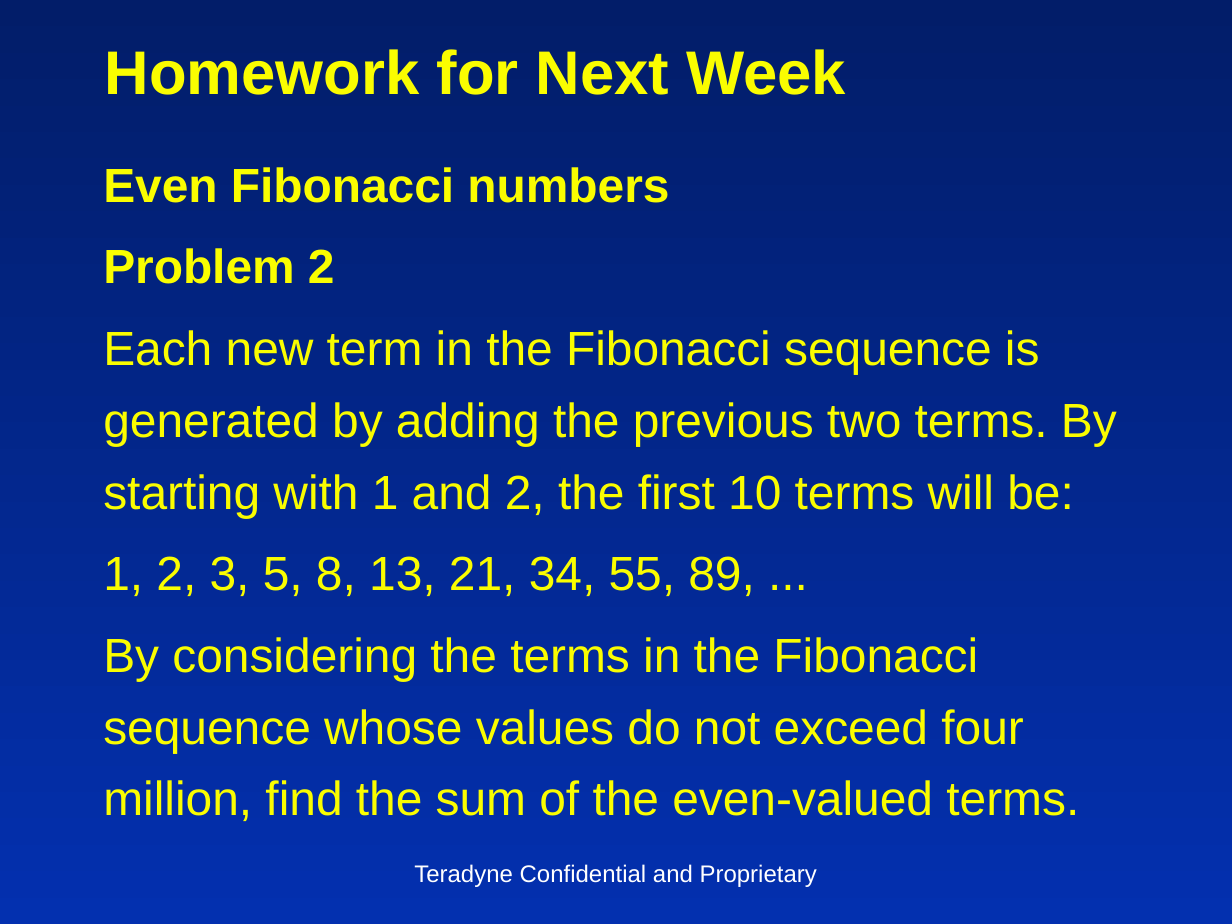
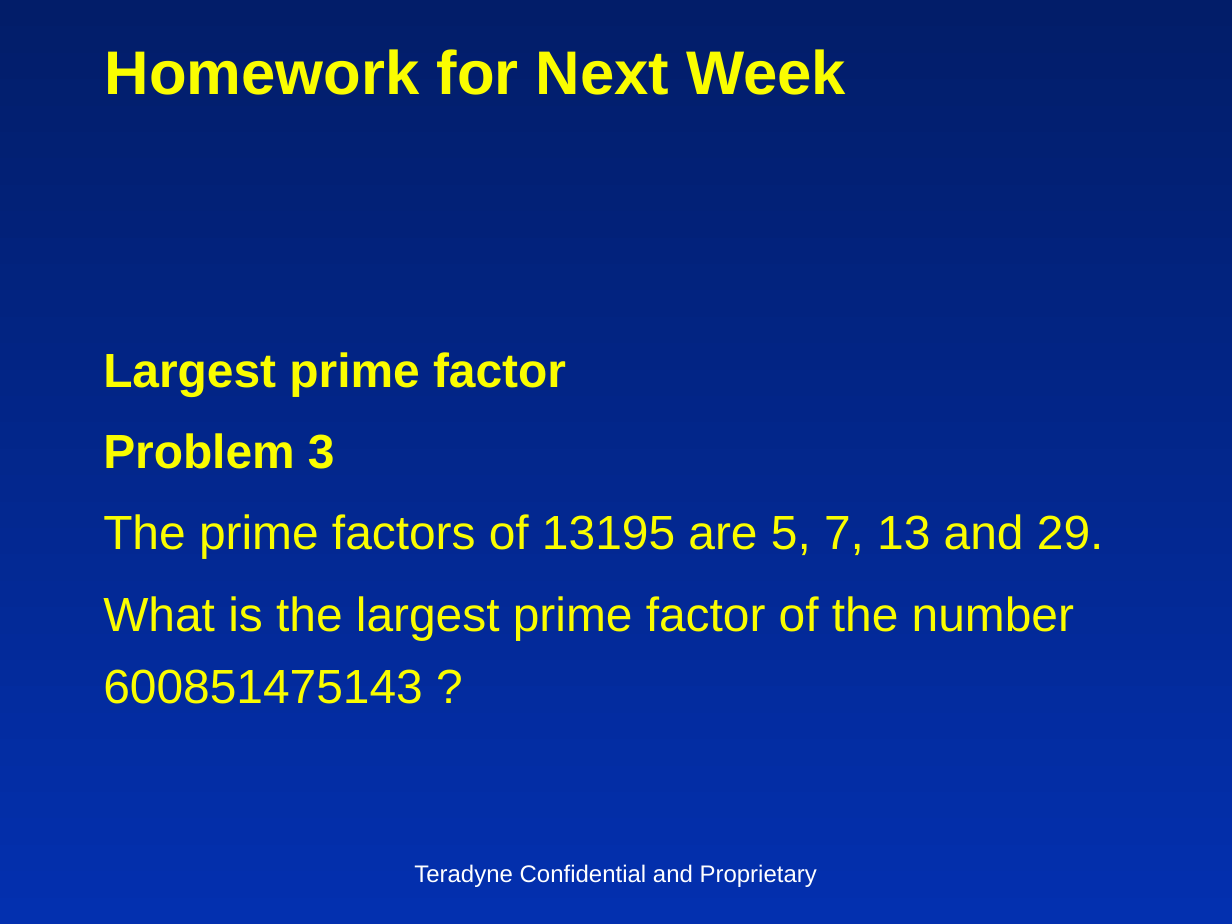
Before and after one commit to insideoutclub/Euler, a slide deck: slide 28 of FiveEasyPieces2.pptx (slide 22 before the commit). Drawn at 1232x924 pixels with LibreOffice and Linux fonts; fonts in the diff are those of the drawing. Boxes give left, top, right and bottom in pixels: in the first picture for what was removed or moved away, otherwise in the second. Text is boxed around its words. In the diff, an @@ line names an element or a change of style, - is before the commit and + after.

```diff
--- a/FiveEasyPieces2.pptx
+++ b/FiveEasyPieces2.pptx
@@ text at (103,352,1104,704): text changed @@
-Even Fibonacci numbers
-Problem 2
-Each new term in the Fibonacci sequence is generated by adding the previous two terms. By starting with 1 and 2, the first 10 terms will be:
-1, 2, 3, 5, 8, 13, 21, 34, 55, 89, ...
-By considering the terms in the Fibonacci sequence whose values do not exceed four million, find the sum of the even-valued terms.
+Largest prime factor
+Problem 3
+The prime factors of 13195 are 5, 7, 13 and 29.
+What is the largest prime factor of the number 600851475143 ?
```
Also in this commit, not shown: 16 other slides changed, 10 slides added, 4 slides removed, 1 other file.
